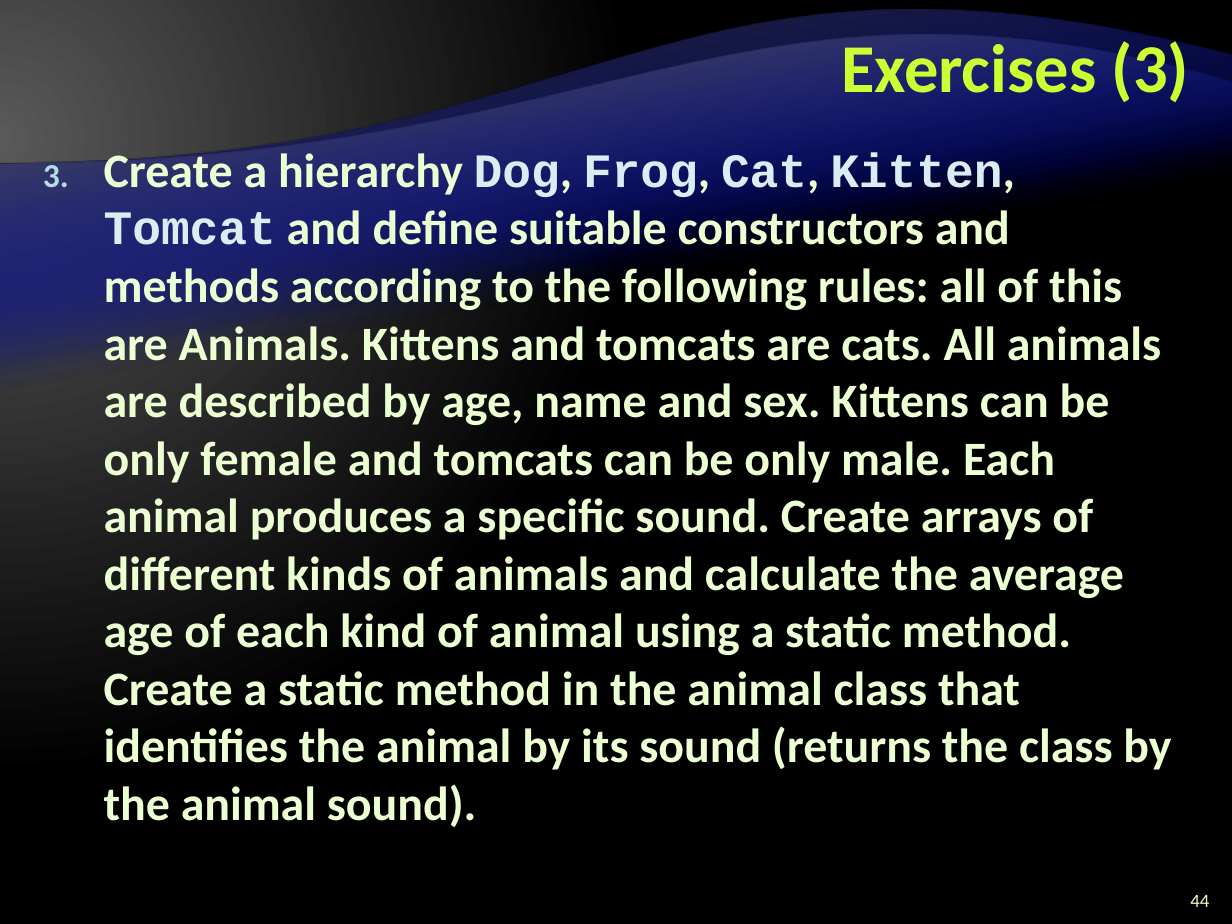
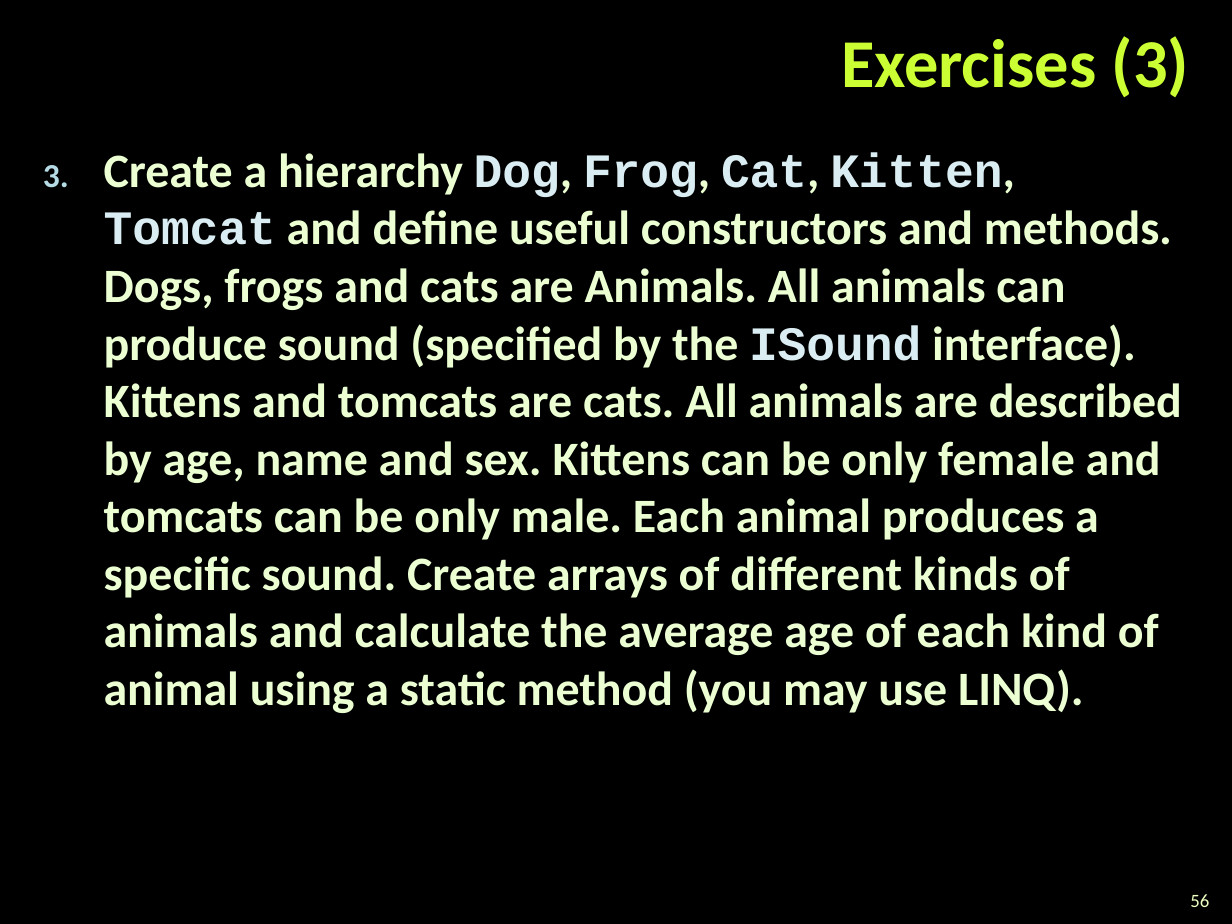
Before and after one commit to zlatkov/Telerik-Academy, a slide deck: slide 56 of C#OOP/Object-Oriented-Programming-Principles-Part-I.pptx (slide 44 before the commit). Drawn at 1232x924 pixels with LibreOffice and Linux fonts; fonts in the diff are those of the drawing; background and template pictures are left out. Boxes give left, top, right and bottom in pixels: in the first picture for what was removed or moved away, otherwise in the second. Text is boxed around its words. In the diff, an @@ line names an element or a change of style, - is before the commit and + after.

```diff
--- a/C#OOP/Object-Oriented-Programming-Principles-Part-I.pptx
+++ b/C#OOP/Object-Oriented-Programming-Principles-Part-I.pptx
@@ background gradient #595959 to #000000 to picture (left out) @@
@@ title "Exercises (3)" rewrapped from bbox=[841, 35, 1189, 102] to bbox=[841, 36, 1189, 97] @@
@@ freeform shape removed at bbox=[0, 55, 1232, 804] @@
@@ freeform shape removed at bbox=[0, 55, 1232, 804] @@
@@ freeform shape removed at bbox=[0, 83, 1232, 686] @@
@@ freeform shape removed at bbox=[0, 83, 1232, 686] @@
@@ text at bbox=[104, 153, 1182, 713]: text changed @@
-3. Create a hierarchy Dog, Frog, Cat, Kitten, Tomcat and define suitable constructors and methods according to the following rules: all of this are Animals. Kittens and tomcats are cats. All animals are described by age, name and sex. Kittens can be only female and tomcats can be only male. Each animal produces a specific sound. Create arrays of different kinds of animals and calculate the average age of each kind of animal using a static method. Create a static method in the animal class that identifies the animal by its sound (returns the class by the animal sound).
+3. Create a hierarchy Dog, Frog, Cat, Kitten, Tomcat and define useful constructors and methods. Dogs, frogs and cats are Animals. All animals can produce sound (specified by the ISound interface). Kittens and tomcats are cats. All animals are described by age, name and sex. Kittens can be only female and tomcats can be only male. Each animal produces a specific sound. Create arrays of different kinds of animals and calculate the average age of each kind of animal using a static method (you may use LINQ).
@@ page number at bbox=[1190, 894, 1209, 907]: text changed @@
-44
+56
```
Also in this commit, not shown: 41 other slides changed, 15 slides added, 2 slides removed, 37 other files.
